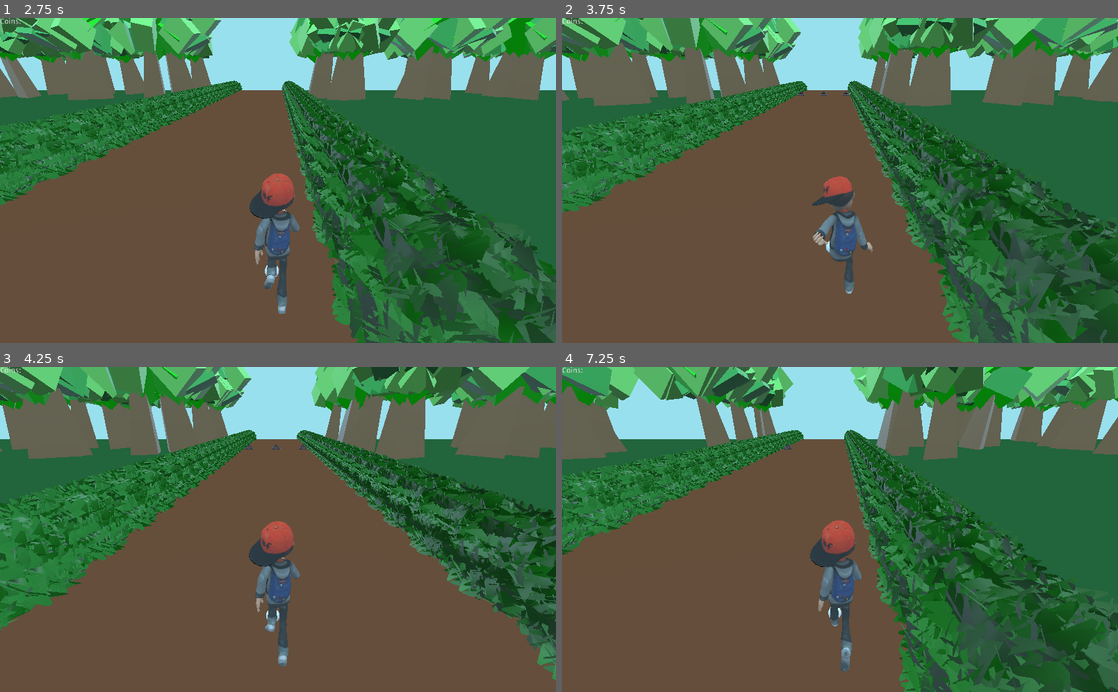
Above: before the commit, frames 1-4 (two rows, left to right).
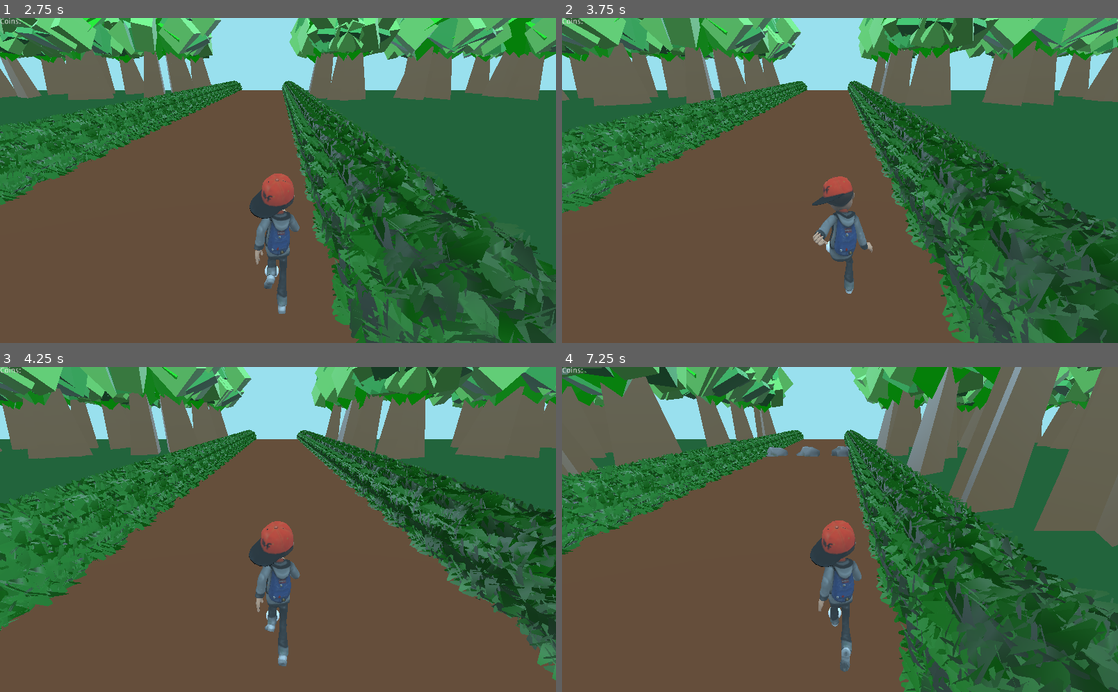
Above: after the commit, the same moments.

Repository: moaibad/Escape-from-Monkey
Game: Godot game, scene res://scenes/level.tscn
Same seed, same stepped clock (60 frames per second), same inputs: the game is played once before the commit and once after it.
Inputs:
- Up to frame 1 (2.75 s): hold D (move_right) 0.53-1.28 s; tap Space (jump) at 0.77, 1.52 s; hold A (move_left) 1.28-2.03 s; hold D (move_right) from 2.03 s (still down)
- Up to frame 2 (3.75 s): tap Space (jump) at 3.02 s; release D (move_right) at 3.53 s; hold A (move_left) from 3.53 s (still down)
- Up to frame 3 (4.25 s): keep holding A (move_left); tap Space (jump) at 3.77 s
- Up to frame 4 (7.25 s): tap Space (jump) at 4.52, 6.02, 6.77 s; release A (move_left) at 5.78 s; hold D (move_right) from 5.78 s (still down)

Frame 1 is identical in both runs. In frame 2, less than 0.1% of the frame differs, in the area x 0-52%, y 0-54%; in frame 3, less than 0.1%; in frame 4, 14%, in the area x 0-100%, y 0-56%.

Commit message:
update bug batu

Diff:
--- a/scripts/env_script.gd
+++ b/scripts/env_script.gd
@@ -6,7 +6,7 @@
 
 
 func _ready():
-	timer.wait_time = 5
+	timer.wait_time = 10
 	timer.autostart = true
 # warning-ignore:return_value_discarded
 	timer.connect("timeout", self, "timer_timeout")
--- a/scripts/level.gd
+++ b/scripts/level.gd
@@ -84,7 +84,7 @@
 func _on_spawn_obstacle_timer_timeout():
 	randomize()
 	#print("spawned an obstacle!")
-	spawn_obstacle_timer.wait_time = randi() % 5 + 1
+	spawn_obstacle_timer.wait_time = randi() % 5 + 10
 
 	var random_line_num = randi() % 3
 	var prev_rand_line_n = null
@@ -93,10 +93,10 @@
 
 	for i in line_count:
 		while (prev_rand_line_n != null and prev_rand_line_n == random_line_num):
-				random_line_num = randi() % 3
+			random_line_num = randi() % 3
 		prev_rand_line_n = random_line_num
 
-		var rock_inst = poop.instance()
+		var rock_inst = rock.instance()
 # warning-ignore:return_value_discarded
 		rock_inst.connect("player_entered", self, "on_player_entered_rock")
 
